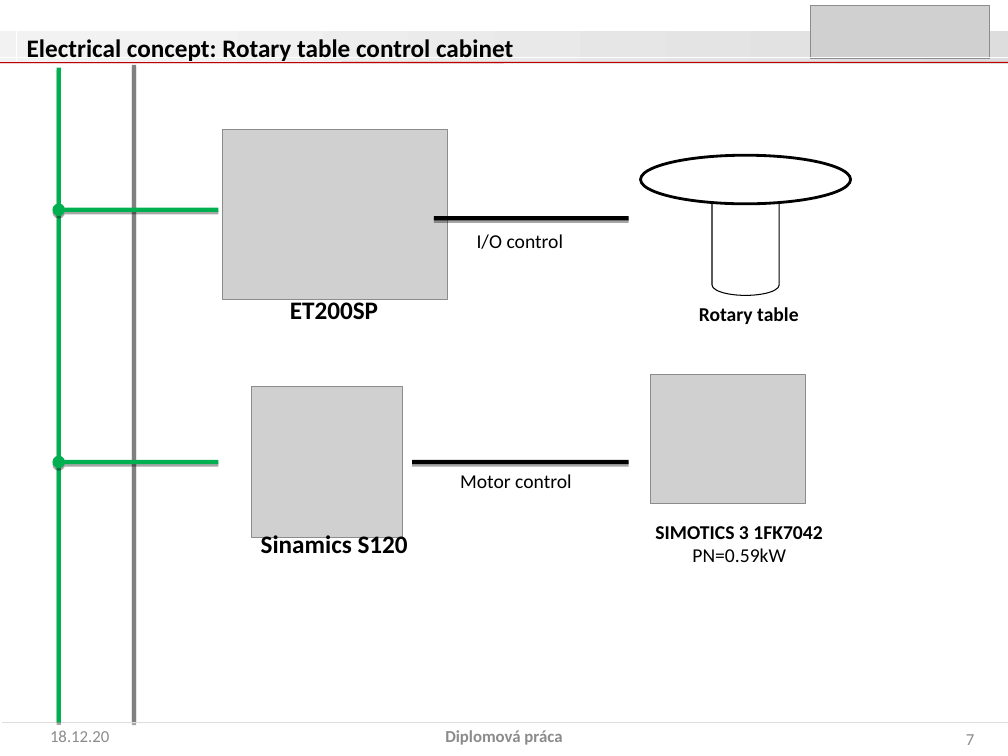
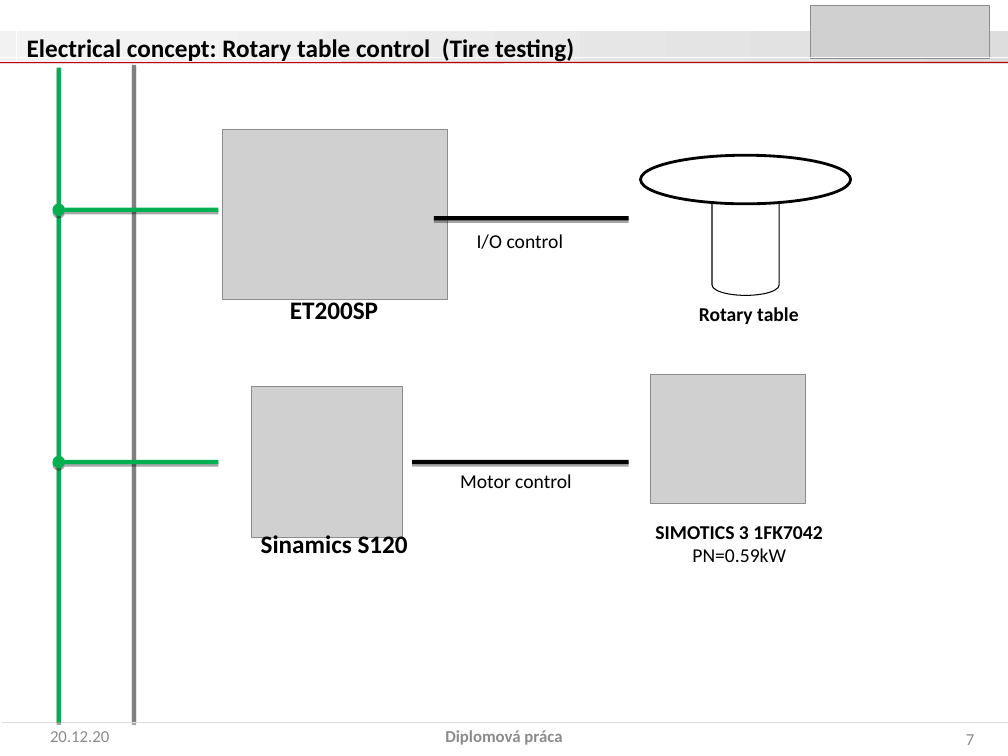
Before and after one commit to Patrik-654123/TSI_LI_Development, a slide deck: slide 5 of Elektricky_koncept_1.pptx. Drawn at 1008x756 pixels with LibreOffice and Linux fonts; fonts in the diff are those of the drawing; grey boxes stand for pictures. Boxes give left, top, right and bottom in pixels: in the first picture for what was removed or moved away, otherwise in the second. Text is boxed around its words. In the diff, an @@ line names an element or a change of style, - is before the commit and + after.

```diff
--- a/Elektricky_koncept_1.pptx
+++ b/Elektricky_koncept_1.pptx
@@ text at bbox=[27, 38, 574, 63]: text changed @@
-Electrical concept: Rotary table control cabinet
+Electrical concept: Rotary table control (Tire testing)
@@ text at bbox=[50, 731, 109, 742]: text changed @@
-18.12.20
+20.12.20
```
Also in this commit, not shown: 8 other slides changed, 1 slide added.
